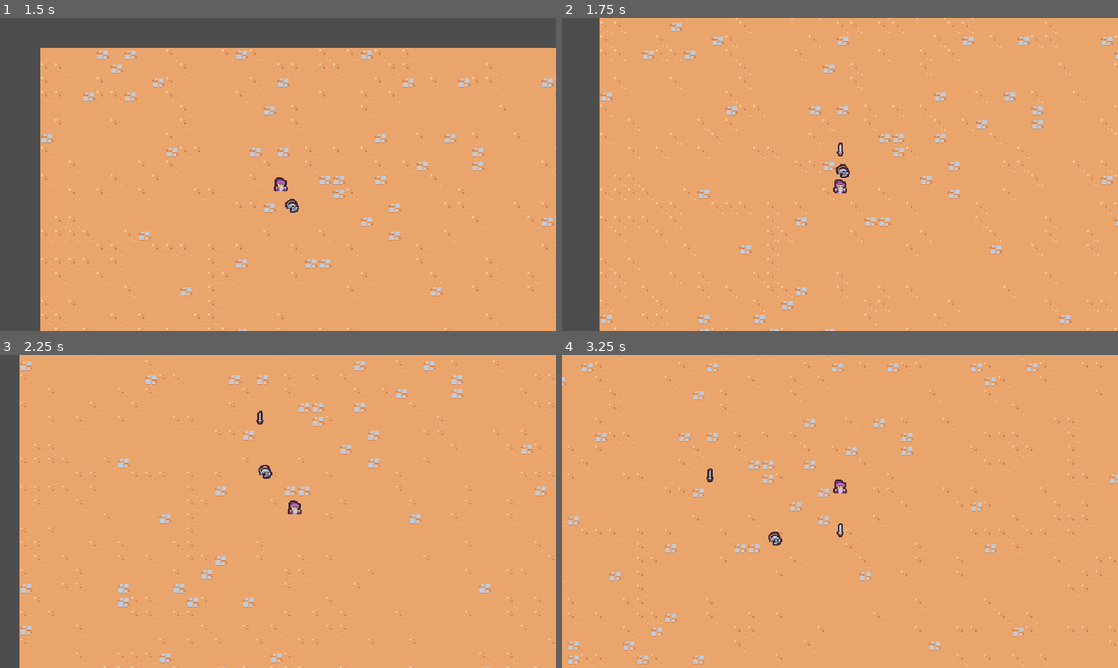
Above: before the commit, frames 1-4 (two rows, left to right).
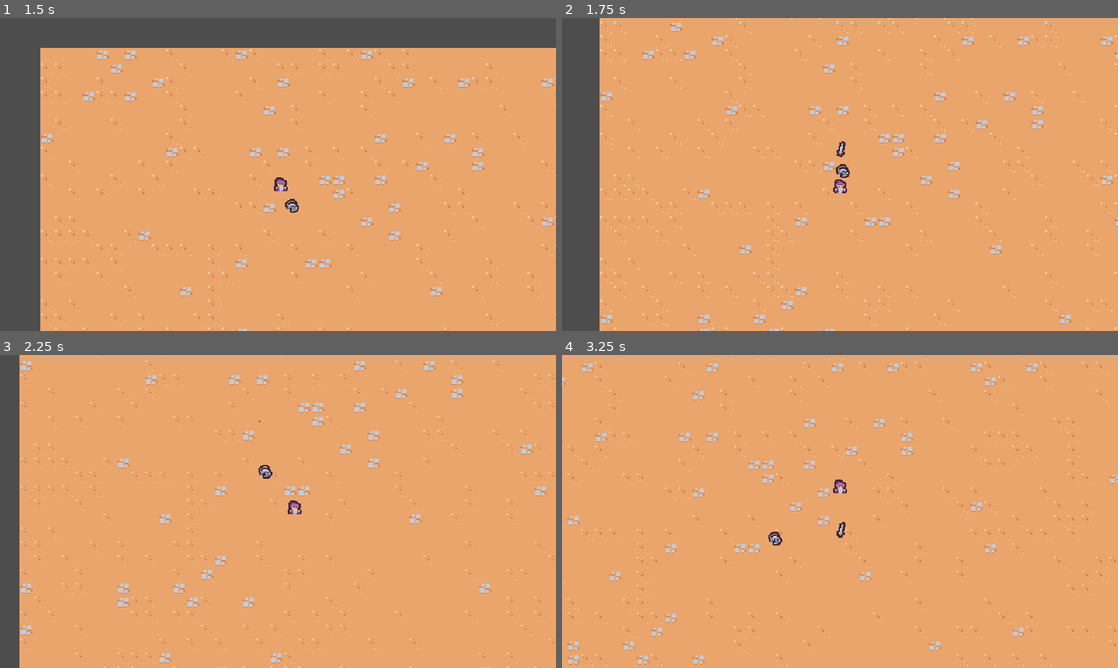
Above: after the commit, the same moments.

Repository: brunobandev/magic-kingdom
Game: Godot game, scene res://scenes/main/main.tscn
The game is run twice, just before and just after one commit, with the same random seed, the same clock (stepped at 60 frames per second) and the same inputs.
Inputs:
- Up to frame 1 (1.5 s): hold D (move_right) 0.53-1.28 s; hold S (move_down) from 1.28 s (still down)
- Up to frame 2 (1.75 s): keep holding S (move_down)
- Up to frame 3 (2.25 s): release S (move_down) at 2.03 s; hold D (move_right) from 2.03 s (still down)
- Up to frame 4 (3.25 s): release D (move_right) at 2.78 s; hold W (move_up) from 2.78 s (still down)

Frame 1 is identical in both runs. In frame 2, less than 0.1% of the frame differs, in the area x 49-51%, y 39-45%; in frame 3, less than 0.1%; in frame 4, less than 0.1%, in the area x 26-51%, y 36-59%.

Commit message:
animation of sword ability

Diff:
--- a/scenes/ability/sword_ability/sword_ability.tscn
+++ b/scenes/ability/sword_ability/sword_ability.tscn
@@ -1,8 +1,90 @@
-[gd_scene load_steps=2 format=3 uid="uid://cmmurpepwkrcu"]
+[gd_scene load_steps=5 format=3 uid="uid://cmmurpepwkrcu"]
 
 [ext_resource type="Texture2D" uid="uid://r5633ubqmrfw" path="res://scenes/ability/sword_ability/sword.png" id="1_cb11f"]
 
+[sub_resource type="Animation" id="Animation_l1lst"]
+resource_name = "swing"
+length = 0.75
+step = 0.05
+tracks/0/type = "value"
+tracks/0/imported = false
+tracks/0/enabled = true
+tracks/0/path = NodePath("Sprite2D:rotation")
+tracks/0/interp = 2
+tracks/0/loop_wrap = true
+tracks/0/keys = {
+"times": PackedFloat32Array(0, 0.2, 0.4, 0.75),
+"transitions": PackedFloat32Array(1, 1, 1.68, 1),
+"update": 0,
+"values": [0.0, -0.174533, 3.14159, 0.0]
+}
+tracks/1/type = "value"
+tracks/1/imported = false
+tracks/1/enabled = true
+tracks/1/path = NodePath("Sprite2D:scale")
+tracks/1/interp = 2
+tracks/1/loop_wrap = true
+tracks/1/keys = {
+"times": PackedFloat32Array(0, 0.1, 0.2, 0.35, 0.5, 0.75),
+"transitions": PackedFloat32Array(1, 1, 1, 1, 5.65, 1),
+"update": 0,
+"values": [Vector2(0, 0), Vector2(1.25, 1.25), Vector2(1, 1), Vector2(2, 2), Vector2(1, 1), Vector2(0, 0)]
+}
+tracks/2/type = "method"
+tracks/2/imported = false
+tracks/2/enabled = true
+tracks/2/path = NodePath(".")
+tracks/2/interp = 1
+tracks/2/loop_wrap = true
+tracks/2/keys = {
+"times": PackedFloat32Array(0.75),
+"transitions": PackedFloat32Array(1),
+"values": [{
+"args": [],
+"method": &"queue_free"
+}]
+}
+
+[sub_resource type="Animation" id="Animation_8gnrx"]
+length = 0.001
+tracks/0/type = "value"
+tracks/0/imported = false
+tracks/0/enabled = true
+tracks/0/path = NodePath("Sprite2D:rotation")
+tracks/0/interp = 1
+tracks/0/loop_wrap = true
+tracks/0/keys = {
+"times": PackedFloat32Array(0),
+"transitions": PackedFloat32Array(1),
+"update": 0,
+"values": [0.0]
+}
+tracks/1/type = "value"
+tracks/1/imported = false
+tracks/1/enabled = true
+tracks/1/path = NodePath("Sprite2D:scale")
+tracks/1/interp = 1
+tracks/1/loop_wrap = true
+tracks/1/keys = {
+"times": PackedFloat32Array(0),
+"transitions": PackedFloat32Array(1),
+"update": 0,
+"values": [Vector2(1, 1)]
+}
+
+[sub_resource type="AnimationLibrary" id="AnimationLibrary_6u72a"]
+_data = {
+"RESET": SubResource("Animation_8gnrx"),
+"swing": SubResource("Animation_l1lst")
+}
+
 [node name="SwordAbility" type="Node2D"]
+
+[node name="AnimationPlayer" type="AnimationPlayer" parent="."]
+autoplay = "swing"
+libraries = {
+"": SubResource("AnimationLibrary_6u72a")
+}
 
 [node name="Sprite2D" type="Sprite2D" parent="."]
 texture = ExtResource("1_cb11f")
